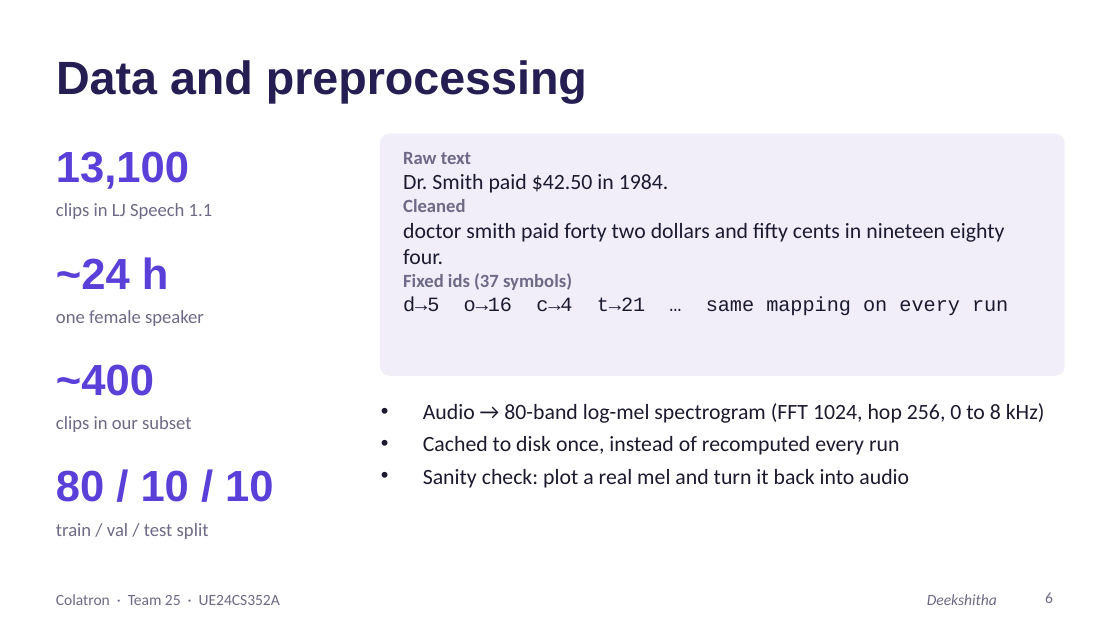
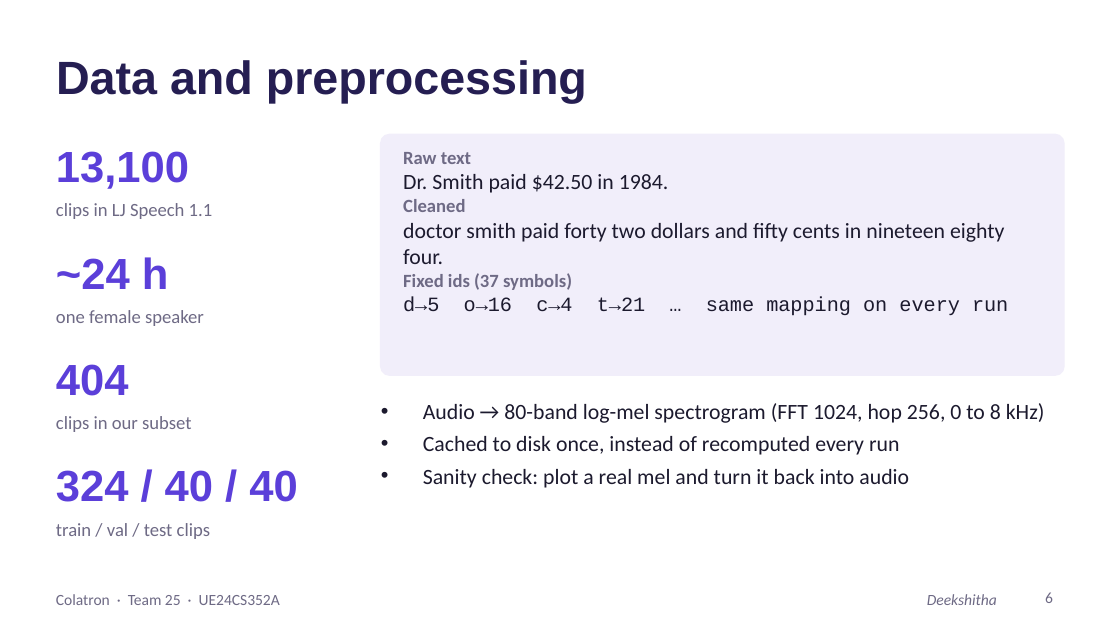
Before and after one commit to Mann0801/colatron-tts, a slide deck: slide 6 of report/Colatron_Slides.pptx. Drawn at 1120x630 pixels with LibreOffice and Linux fonts; fonts in the diff are those of the drawing. Boxes give left, top, right and bottom in pixels: in the first picture for what was removed or moved away, otherwise in the second. Text is boxed around its words. In the diff, an @@ line names an element or a change of style, - is before the commit and + after.

Commit message:
Add exact dataset split (324 / 40 / 40)

```diff
--- a/report/Colatron_Slides.pptx
+++ b/report/Colatron_Slides.pptx
@@ text at <box>56,364,129,396</box>: text changed @@
-~400
+404
@@ text at <box>56,470,297,502</box>: text changed @@
-80 / 10 / 10
+324 / 40 / 40
@@ text at <box>56,523,210,539</box>: text changed @@
-train / val / test split
+train / val / test clips
```
Also in this commit, not shown: 1 other slide changed, 2 other files.
